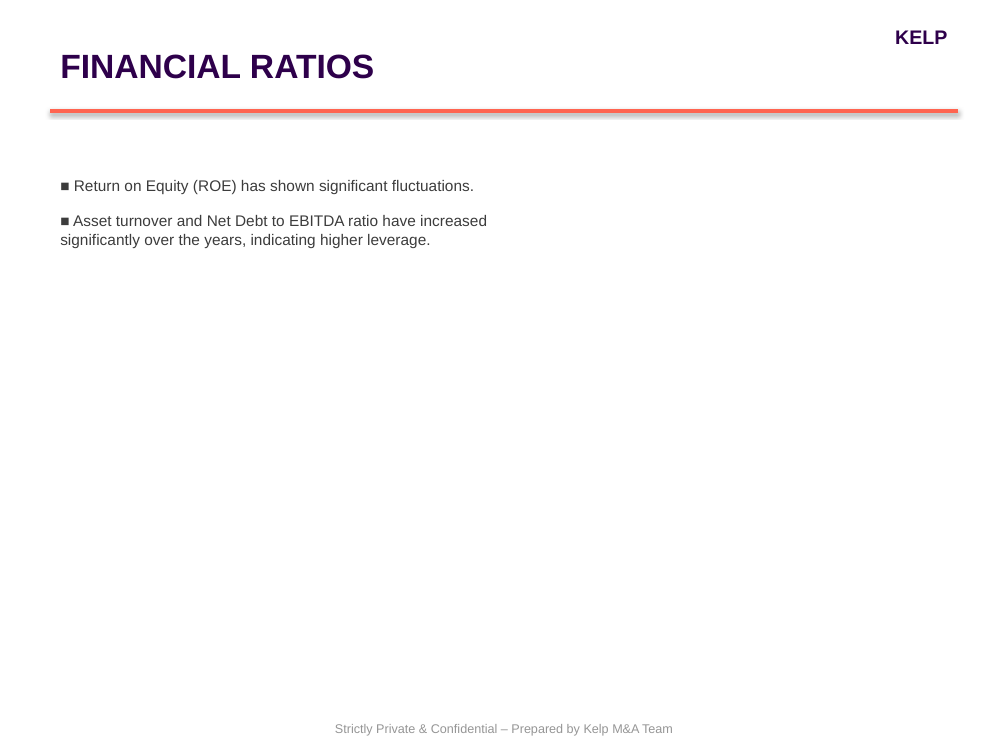
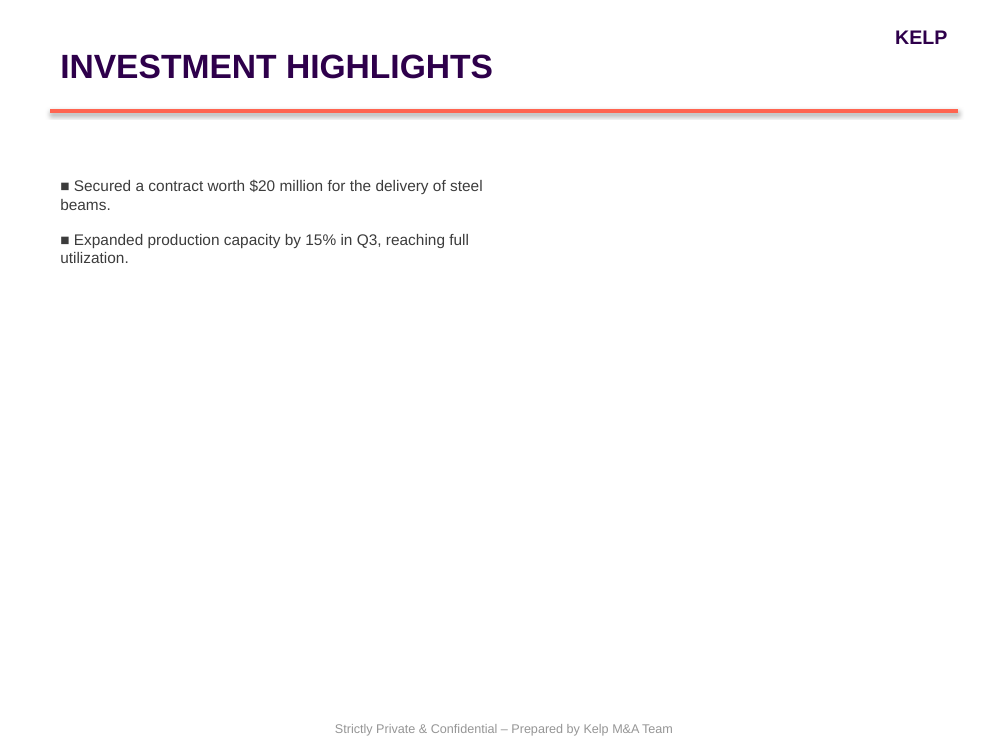
Before and after one commit to PiyushiAnand/Doc_to_PPT, a slide deck: slide 4 of Blind_Teaser_Kalyani Forge_Final.pptx. Drawn at 1008x756 pixels with LibreOffice and Linux fonts; fonts in the diff are those of the drawing. Boxes give left, top, right and bottom in pixels: in the first picture for what was removed or moved away, otherwise in the second. Text is boxed around its words. In the diff, an @@ line names an element or a change of style, - is before the commit and + after.

```diff
--- a/Blind_Teaser_Kalyani Forge_Final.pptx
+++ b/Blind_Teaser_Kalyani Forge_Final.pptx
@@ text at <box>60,54,493,79</box>: text changed @@
-FINANCIAL RATIOS
+INVESTMENT HIGHLIGHTS
@@ text at <box>60,179,483,263</box>: text changed @@
-■ Return on Equity (ROE) has shown significant fluctuations.
-■ Asset turnover and Net Debt to EBITDA ratio have increased significantly over the years, indicating higher leverage.
+■ Secured a contract worth $20 million for the delivery of steel beams.
+■ Expanded production capacity by 15% in Q3, reaching full utilization.
```
Also in this commit, not shown: 2 other slides changed, 14 other files.
